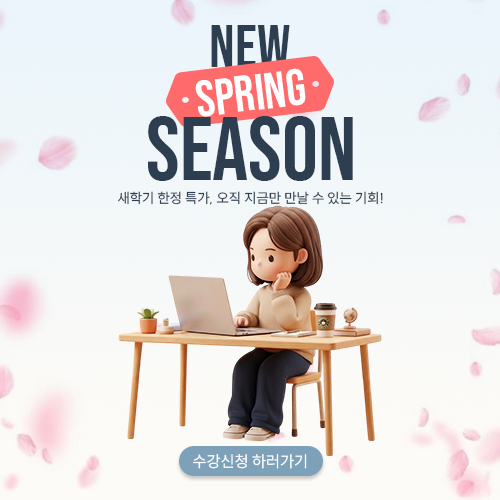
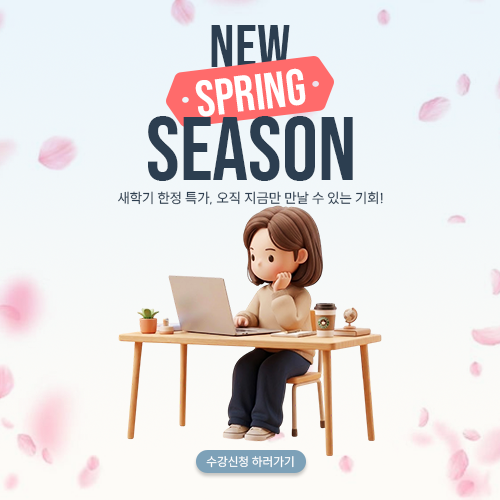
Comparing the layer stacks of the two 500 × 500 images. Changes:
painted on "수강신청 하러가기" over [193, 453, 307, 469]
painted on "Rectangle 1" over [179, 446, 323, 476]